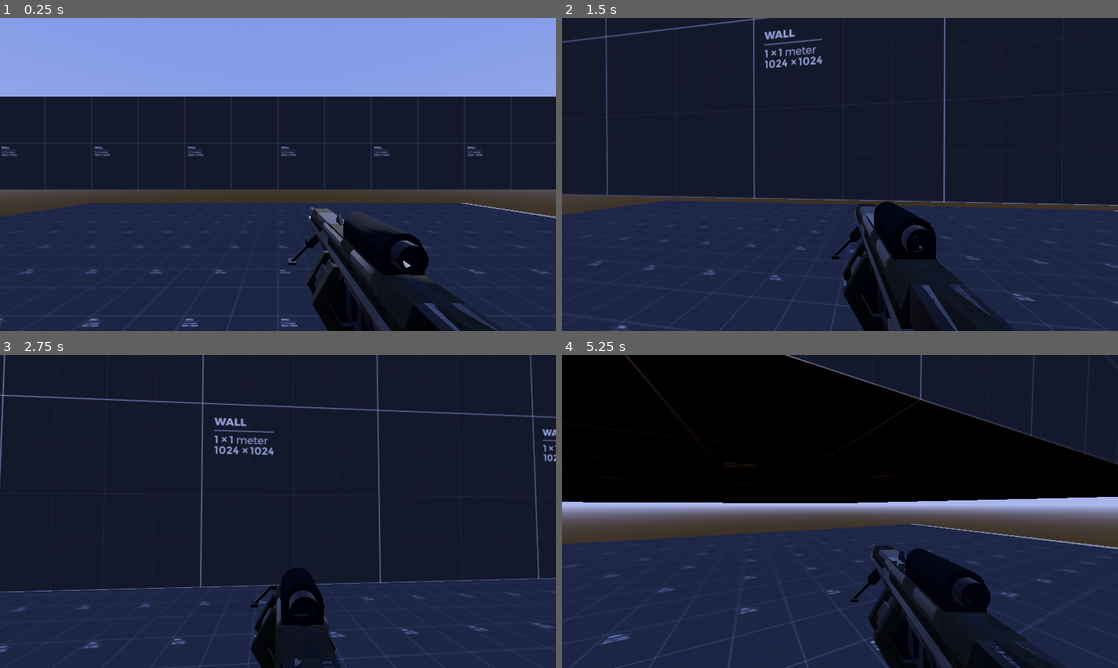
Above: before the commit, frames 1-4 (two rows, left to right).
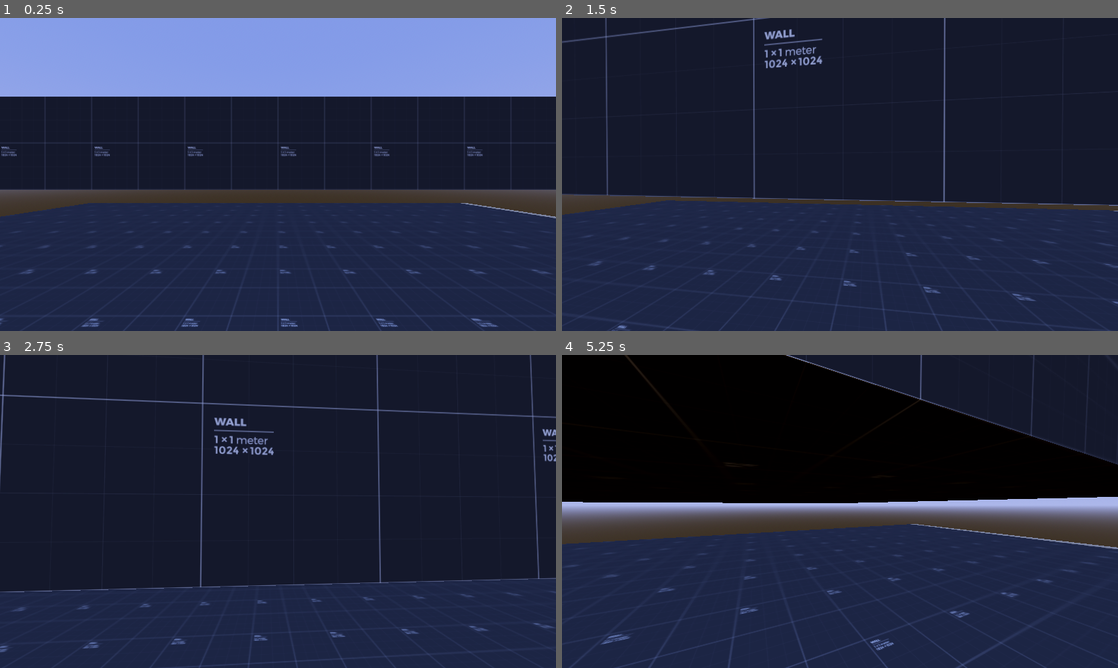
Above: after the commit, the same moments.

Repository: Xluis5365/Blitz-Fury
Game: Godot game, scene res://Scenes/test_main.tscn
Same seed, same stepped clock (60 frames per second), same inputs: the game is played once before the commit and once after it.
Inputs (mouse positions are in pixels of both pictures, inside the frame that each line leads up to):
- Up to frame 1 (0.25 s): no input
- Up to frame 2 (1.5 s): tap Enter (ui_accept) at 0.5, 0.77 s; move the mouse to (867, 174) at 0.52 s; hold Ctrl (crouch) 0.53-1.28 s; hold W (forward) from 0.53 s (still down); move the mouse to (812, 174) at 1.27 s; tap Alt (free_look) at 1.35 s
- Up to frame 3 (2.75 s): keep holding W (forward); tap Enter (ui_accept) at 1.52 s; move the mouse to (289, 505) at 2.02 s; hold Shift (sprint) from 2.03 s (still down)
- Up to frame 4 (5.25 s): keep holding W (forward); move the mouse to (834, 517) at 2.77 s; release Shift (sprint) at 2.78 s; tap Ctrl (crouch) at 2.85 s; tap Enter (ui_accept) at 3.02, 3.77, 4.52 s; move the mouse to (878, 514) at 3.52 s; hold Alt (free_look) 3.53-4.28 s; move the mouse to (795, 508) at 4.27 s; tap Shift (sprint) at 4.35 s; move the mouse to (845, 511) at 5.02 s; hold Ctrl (crouch) from 5.03 s (still down)

The runs differ from the first frame. In frame 1, 6.8% of the frame differs, in the area x 51-90%, y 60-100%; in frame 2, 6.5%; in frame 3, 3.2%; in frame 4, 6.9%.

Commit message:
Added Weapon Resources and working on Weapon Mananger

Diff:
--- /dev/null
+++ b/Scenes/Player/WeaponManager.gd
@@ -0,0 +1,40 @@
+extends Node3D
+
+@onready var animation_player: AnimationPlayer = get_node("%AnimationPlayer")
+
+var Current_Weapon = null
+
+var Weapon_Stack = [] # an array of weapons currently held by the player
+
+var Next_Weapon: String
+
+var Weapon_List = {}
+
+@export var _weapon_resources : Array[WeaponResource]
+
+@export var Start_Weapon : Array[String]
+
+func _ready() -> void:
+	initialize(Start_Weapon) #enter the state machine
+
+
+func initialize(_start_weapon : Array):
+	#Creating a dictionary to refer to our weapons
+	for weapon in _weapon_resources:
+		Weapon_List[weapon.Weapon_Name] = weapon
+
+	for i in _start_weapon:
+		Weapon_Stack.push_back(i) # add our start weapons
+
+	Current_Weapon = Weapon_List[Weapon_Stack[0]] # Set the first weapon in the stack to current
+	enter()
+
+
+func enter(): # call when first "entering" into a weapon
+	animation_player.queue(Current_Weapon.Activate_Anim)
+
+func exit():# in order to change weapon first call exit
+	pass
+
+func Change_Weapon():
+	pass
--- a/Scenes/Player/player.tscn
+++ b/Scenes/Player/player.tscn
@@ -1,8 +1,11 @@
-[gd_scene load_steps=15 format=3 uid="uid://dysr4vh5uqf4k"]
-
-[ext_resource type="Script" path="res://Scenes/Player.gd" id="1_4pe3u"]
+[gd_scene load_steps=20 format=3 uid="uid://dysr4vh5uqf4k"]
+
+[ext_resource type="Script" path="res://Scripts/Player.gd" id="1_yrsvh"]
+[ext_resource type="Script" path="res://Scenes/Player/WeaponManager.gd" id="2_c782q"]
 [ext_resource type="PackedScene" uid="uid://dhovwxeqiuaxs" path="res://Models/Protypes/Model_scnenes/machine_gun.tscn" id="3_1dhmr"]
+[ext_resource type="Resource" uid="uid://ch4v1chbmeqd2" path="res://Scripts/Resource Scripts/Weapon Resource/MachineGun.tres" id="3_3rpk0"]
 [ext_resource type="PackedScene" uid="uid://buhru3ptjxqnh" path="res://Models/Protypes/Model_scnenes/blasterwithscope.tscn" id="3_851iq"]
+[ext_resource type="Resource" uid="uid://3shs4uulqwrq" path="res://Scripts/Resource Scripts/Weapon Resource/Blaster.tres" id="4_5fwuu"]
 
 [sub_resource type="CapsuleMesh" id="CapsuleMesh_6itpo"]
 
@@ -13,139 +16,6 @@
 
 [sub_resource type="CapsuleShape3D" id="CapsuleShape3D_oote2"]
 height = 1.3
-
-[sub_resource type="Animation" id="Animation_utjk1"]
-resource_name = "blaster_withscope_idle"
-length = 3.0
-loop_mode = 1
-tracks/0/type = "value"
-tracks/0/imported = false
-tracks/0/enabled = true
-tracks/0/path = NodePath("neck/head/WeaponManager/FPS_Rig/BlasterWithScope:position")
-tracks/0/interp = 1
-tracks/0/loop_wrap = true
-tracks/0/keys = {
-"times": PackedFloat32Array(0, 1.5),
-"transitions": PackedFloat32Array(-2, -2),
-"update": 0,
-"values": [Vector3(0.278251, -0.517, -0.512637), Vector3(0.278251, -0.517, -0.568254)]
-}
-tracks/1/type = "value"
-tracks/1/imported = false
-tracks/1/enabled = true
-tracks/1/path = NodePath("neck/head/WeaponManager/FPS_Rig/BlasterWithScope:rotation")
-tracks/1/interp = 1
-tracks/1/loop_wrap = true
-tracks/1/keys = {
-"times": PackedFloat32Array(0, 1.5),
-"transitions": PackedFloat32Array(-2, -2),
-"update": 0,
-"values": [Vector3(0, -1.5708, 0), Vector3(6.20038e-09, -1.5708, 0.144339)]
-}
-
-[sub_resource type="Animation" id="Animation_xcd2n"]
-length = 0.001
-tracks/0/type = "value"
-tracks/0/imported = false
-tracks/0/enabled = true
-tracks/0/path = NodePath("neck/head/WeaponManager/FPS_Rig/BlasterWithScope:position")
-tracks/0/interp = 1
-tracks/0/loop_wrap = true
-tracks/0/keys = {
-"times": PackedFloat32Array(0),
-"transitions": PackedFloat32Array(1),
-"update": 0,
-"values": [Vector3(0.278251, -0.517, -0.512637)]
-}
-tracks/1/type = "value"
-tracks/1/imported = false
-tracks/1/enabled = true
-tracks/1/path = NodePath("neck/head/WeaponManager/FPS_Rig/BlasterWithScope:rotation")
-tracks/1/interp = 1
-tracks/1/loop_wrap = true
-tracks/1/keys = {
-"times": PackedFloat32Array(0),
-"transitions": PackedFloat32Array(1),
-"update": 0,
-"values": [Vector3(0, -1.5708, 0)]
-}
-tracks/2/type = "value"
-tracks/2/imported = false
-tracks/2/enabled = true
-tracks/2/path = NodePath("neck/head/WeaponManager/FPS_Rig/BlasterWithScope:visible")
-tracks/2/interp = 1
-tracks/2/loop_wrap = true
-tracks/2/keys = {
-"times": PackedFloat32Array(0),
-"transitions": PackedFloat32Array(1),
-"update": 1,
-"values": [true]
-}
-tracks/3/type = "value"
-tracks/3/imported = false
-tracks/3/enabled = true
-tracks/3/path = NodePath("neck/head/WeaponManager/FPS_Rig/MachineGun:rotation")
-tracks/3/interp = 1
-tracks/3/loop_wrap = true
-tracks/3/keys = {
-"times": PackedFloat32Array(0),
-"transitions": PackedFloat32Array(1),
-"update": 0,
-"values": [Vector3(0, -1.5708, 0)]
-}
-tracks/4/type = "value"
-tracks/4/imported = false
-tracks/4/enabled = true
-tracks/4/path = NodePath("neck/head/WeaponManager/FPS_Rig/MachineGun:position")
-tracks/4/interp = 1
-tracks/4/loop_wrap = true
-tracks/4/keys = {
-"times": PackedFloat32Array(0),
-"transitions": PackedFloat32Array(1),
-"update": 0,
-"values": [Vector3(0.271367, -0.517, -0.342622)]
-}
-tracks/5/type = "value"
-tracks/5/imported = false
-tracks/5/enabled = true
-tracks/5/path = NodePath("neck/head/WeaponManager/FPS_Rig/MachineGun:visible")
-tracks/5/interp = 1
-tracks/5/loop_wrap = true
-tracks/5/keys = {
-"times": PackedFloat32Array(0),
-"transitions": PackedFloat32Array(1),
-"update": 1,
-"values": [true]
-}
-
-[sub_resource type="Animation" id="Animation_re2f0"]
-resource_name = "blaster_withscope_shoot"
-length = 0.4
-loop_mode = 1
-tracks/0/type = "value"
-tracks/0/imported = false
-tracks/0/enabled = true
-tracks/0/path = NodePath("neck/head/WeaponManager/FPS_Rig/BlasterWithScope:rotation")
-tracks/0/interp = 1
-tracks/0/loop_wrap = true
-tracks/0/keys = {
-"times": PackedFloat32Array(0, 0.4),
-"transitions": PackedFloat32Array(0.5, 1),
-"update": 0,
-"values": [Vector3(-5.27407e-09, -1.5708, -0.120951), Vector3(0, -1.5708, 0)]
-}
-tracks/1/type = "value"
-tracks/1/imported = false
-tracks/1/enabled = true
-tracks/1/path = NodePath("neck/head/WeaponManager/FPS_Rig/BlasterWithScope:position")
-tracks/1/interp = 1
-tracks/1/loop_wrap = true
-tracks/1/keys = {
-"times": PackedFloat32Array(0, 0.4),
-"transitions": PackedFloat32Array(0.5, 1),
-"update": 0,
-"values": [Vector3(0.278251, -0.517, -0.512637), Vector3(0.278251, -0.517, -0.512637)]
-}
 
 [sub_resource type="Animation" id="Animation_nd6lp"]
 resource_name = "Blaster Activate"
@@ -186,33 +56,32 @@
 "values": [false, true]
 }
 
-[sub_resource type="Animation" id="Animation_vsohm"]
-resource_name = "MachineGun Shoot"
-length = 0.2
-loop_mode = 1
-tracks/0/type = "value"
-tracks/0/imported = false
-tracks/0/enabled = true
-tracks/0/path = NodePath("neck/head/WeaponManager/FPS_Rig/MachineGun:rotation")
-tracks/0/interp = 1
-tracks/0/loop_wrap = true
-tracks/0/keys = {
-"times": PackedFloat32Array(0, 0.2),
-"transitions": PackedFloat32Array(1, 1),
-"update": 0,
-"values": [Vector3(5.02852e-09, -1.5708, -0.0666541), Vector3(0, -1.5708, 0)]
-}
-tracks/1/type = "value"
-tracks/1/imported = false
-tracks/1/enabled = true
-tracks/1/path = NodePath("neck/head/WeaponManager/FPS_Rig/MachineGun:position")
-tracks/1/interp = 1
-tracks/1/loop_wrap = true
-tracks/1/keys = {
-"times": PackedFloat32Array(0, 0.2),
-"transitions": PackedFloat32Array(1, 1),
-"update": 0,
-"values": [Vector3(0.271367, -0.517, -0.279086), Vector3(0.271367, -0.517, -0.342622)]
+[sub_resource type="Animation" id="Animation_dsysr"]
+resource_name = "Blaster Reload"
+length = 1.5
+tracks/0/type = "value"
+tracks/0/imported = false
+tracks/0/enabled = true
+tracks/0/path = NodePath("neck/head/WeaponManager/FPS_Rig/BlasterWithScope:rotation")
+tracks/0/interp = 1
+tracks/0/loop_wrap = true
+tracks/0/keys = {
+"times": PackedFloat32Array(0, 0.5, 0.8, 1, 1.5),
+"transitions": PackedFloat32Array(0.5, 0.5, 1, 2, 2),
+"update": 0,
+"values": [Vector3(0, -1.5708, 0), Vector3(-0.335353, -1.72743, 0.646368), Vector3(-0.331494, -1.73568, 0.671547), Vector3(-0.335353, -1.72743, 0.646368), Vector3(0, -1.5708, 0)]
+}
+tracks/1/type = "value"
+tracks/1/imported = false
+tracks/1/enabled = true
+tracks/1/path = NodePath("neck/head/WeaponManager/FPS_Rig/BlasterWithScope:position")
+tracks/1/interp = 1
+tracks/1/loop_wrap = true
+tracks/1/keys = {
+"times": PackedFloat32Array(0, 0.5, 0.8, 1, 1.5),
+"transitions": PackedFloat32Array(0.5, 0.5, 1, 2, 2),
+"update": 0,
+"values": [Vector3(0.278251, -0.517, -0.512637), Vector3(0.113181, -0.715036, -0.512637), Vector3(0.112736, -0.715036, -0.479788), Vector3(0.113181, -0.715036, -0.512637), Vector3(0.278251, -0.517, -0.512637)]
 }
 
 [sub_resource type="Animation" id="Animation_sm5eb"]
@@ -255,10 +124,250 @@
 "values": [false, true]
 }
 
+[sub_resource type="Animation" id="Animation_imcgh"]
+resource_name = "MachineGun Reload"
+length = 2.0
+tracks/0/type = "value"
+tracks/0/imported = false
+tracks/0/enabled = true
+tracks/0/path = NodePath("neck/head/WeaponManager/FPS_Rig/MachineGun:position")
+tracks/0/interp = 1
+tracks/0/loop_wrap = true
+tracks/0/keys = {
+"times": PackedFloat32Array(0, 0.5, 1.5, 2),
+"transitions": PackedFloat32Array(-2, -2, -2, -2),
+"update": 0,
+"values": [Vector3(0.271367, -0.517, -0.342622), Vector3(0.271367, -0.517, -0.298175), Vector3(0.271367, -0.517, -0.298175), Vector3(0.271367, -0.517, -0.342622)]
+}
+tracks/1/type = "value"
+tracks/1/imported = false
+tracks/1/enabled = true
+tracks/1/path = NodePath("neck/head/WeaponManager/FPS_Rig/MachineGun:rotation")
+tracks/1/interp = 1
+tracks/1/loop_wrap = true
+tracks/1/keys = {
+"times": PackedFloat32Array(0, 0.5, 1.5, 2),
+"transitions": PackedFloat32Array(-2, -2, -2, -2),
+"update": 0,
+"values": [Vector3(0, -1.5708, 0), Vector3(-0.265116, -1.5708, 0.331386), Vector3(-0.265116, -1.5708, 0.331386), Vector3(0, -1.5708, 0)]
+}
+tracks/2/type = "value"
+tracks/2/imported = false
+tracks/2/enabled = true
+tracks/2/path = NodePath("neck/head/WeaponManager/FPS_Rig/MachineGun/clipBarrel:position")
+tracks/2/interp = 1
+tracks/2/loop_wrap = true
+tracks/2/keys = {
+"times": PackedFloat32Array(0, 0.5, 0.8, 1, 1.2, 1.4, 1.5, 2),
+"transitions": PackedFloat32Array(1, 1, 1, 1, 1, 1, 1, 1),
+"update": 0,
+"values": [Vector3(-1.3, -0.3, 0), Vector3(-1.3, -0.3, 0), Vector3(-1.38938, -0.559772, 0.158785), Vector3(-1.04692, -1.33641, 0.637406), Vector3(-1.62446, -0.725224, 1.01671), Vector3(-1.42121, -0.479678, 0.231185), Vector3(-1.3, -0.3, 0), Vector3(-1.3, -0.3, 0)]
+}
+tracks/3/type = "value"
+tracks/3/imported = false
+tracks/3/enabled = true
+tracks/3/path = NodePath("neck/head/WeaponManager/FPS_Rig/MachineGun/clipBarrel:rotation")
+tracks/3/interp = 1
+tracks/3/loop_wrap = true
+tracks/3/keys = {
+"times": PackedFloat32Array(0, 0.5, 0.8, 1, 1.2, 1.4, 1.5, 2),
+"transitions": PackedFloat32Array(1, 1, 1, 1, 1, 1, 1, 1),
+"update": 0,
+"values": [Vector3(0, 1.5708, 0), Vector3(0, 1.5708, 0), Vector3(0.00413891, 1.62401, -0.15521), Vector3(0.0173009, 1.67859, -0.318005), Vector3(0.00413894, 1.62401, -0.15521), Vector3(0.00748136, 1.63759, -0.195771), Vector3(0, 1.5708, 0), Vector3(0, 1.5708, 0)]
+}
+
+[sub_resource type="Animation" id="Animation_vsohm"]
+resource_name = "MachineGun Shoot"
+length = 0.2
+loop_mode = 1
+tracks/0/type = "value"
+tracks/0/imported = false
+tracks/0/enabled = true
+tracks/0/path = NodePath("neck/head/WeaponManager/FPS_Rig/MachineGun:rotation")
+tracks/0/interp = 1
+tracks/0/loop_wrap = true
+tracks/0/keys = {
+"times": PackedFloat32Array(0, 0.2),
+"transitions": PackedFloat32Array(1, 1),
+"update": 0,
+"values": [Vector3(5.02852e-09, -1.5708, -0.0666541), Vector3(0, -1.5708, 0)]
+}
+tracks/1/type = "value"
+tracks/1/imported = false
+tracks/1/enabled = true
+tracks/1/path = NodePath("neck/head/WeaponManager/FPS_Rig/MachineGun:position")
+tracks/1/interp = 1
+tracks/1/loop_wrap = true
+tracks/1/keys = {
+"times": PackedFloat32Array(0, 0.2),
+"transitions": PackedFloat32Array(1, 1),
+"update": 0,
+"values": [Vector3(0.271367, -0.517, -0.279086), Vector3(0.271367, -0.517, -0.342622)]
+}
+
+[sub_resource type="Animation" id="Animation_xcd2n"]
+length = 0.001
+tracks/0/type = "value"
+tracks/0/imported = false
+tracks/0/enabled = true
+tracks/0/path = NodePath("neck/head/WeaponManager/FPS_Rig/BlasterWithScope:position")
+tracks/0/interp = 1
+tracks/0/loop_wrap = true
+tracks/0/keys = {
+"times": PackedFloat32Array(0),
+"transitions": PackedFloat32Array(1),
+"update": 0,
+"values": [Vector3(0.278251, -0.517, -0.512637)]
+}
+tracks/1/type = "value"
+tracks/1/imported = false
+tracks/1/enabled = true
+tracks/1/path = NodePath("neck/head/WeaponManager/FPS_Rig/BlasterWithScope:rotation")
+tracks/1/interp = 1
+tracks/1/loop_wrap = true
+tracks/1/keys = {
+"times": PackedFloat32Array(0),
+"transitions": PackedFloat32Array(1),
+"update": 0,
+"values": [Vector3(0, -1.5708, 0)]
+}
+tracks/2/type = "value"
+tracks/2/imported = false
+tracks/2/enabled = true
+tracks/2/path = NodePath("neck/head/WeaponManager/FPS_Rig/BlasterWithScope:visible")
+tracks/2/interp = 1
+tracks/2/loop_wrap = true
+tracks/2/keys = {
+"times": PackedFloat32Array(0),
+"transitions": PackedFloat32Array(1),
+"update": 1,
+"values": [false]
+}
+tracks/3/type = "value"
+tracks/3/imported = false
+tracks/3/enabled = true
+tracks/3/path = NodePath("neck/head/WeaponManager/FPS_Rig/MachineGun:rotation")
+tracks/3/interp = 1
+tracks/3/loop_wrap = true
+tracks/3/keys = {
+"times": PackedFloat32Array(0),
+"transitions": PackedFloat32Array(1),
+"update": 0,
+"values": [Vector3(0, -1.5708, 0)]
+}
+tracks/4/type = "value"
+tracks/4/imported = false
+tracks/4/enabled = true
+tracks/4/path = NodePath("neck/head/WeaponManager/FPS_Rig/MachineGun:position")
+tracks/4/interp = 1
+tracks/4/loop_wrap = true
+tracks/4/keys = {
+"times": PackedFloat32Array(0),
+"transitions": PackedFloat32Array(1),
+"update": 0,
+"values": [Vector3(0.271367, -0.517, -0.342622)]
+}
+tracks/5/type = "value"
+tracks/5/imported = false
+tracks/5/enabled = true
+tracks/5/path = NodePath("neck/head/WeaponManager/FPS_Rig/MachineGun:visible")
+tracks/5/interp = 1
+tracks/5/loop_wrap = true
+tracks/5/keys = {
+"times": PackedFloat32Array(0),
+"transitions": PackedFloat32Array(1),
+"update": 1,
+"values": [false]
+}
+tracks/6/type = "value"
+tracks/6/imported = false
+tracks/6/enabled = true
+tracks/6/path = NodePath("neck/head/WeaponManager/FPS_Rig/MachineGun/clipBarrel:position")
+tracks/6/interp = 1
+tracks/6/loop_wrap = true
+tracks/6/keys = {
+"times": PackedFloat32Array(0),
+"transitions": PackedFloat32Array(1),
+"update": 0,
+"values": [Vector3(-1.3, -0.3, 0)]
+}
+tracks/7/type = "value"
+tracks/7/imported = false
+tracks/7/enabled = true
+tracks/7/path = NodePath("neck/head/WeaponManager/FPS_Rig/MachineGun/clipBarrel:rotation")
+tracks/7/interp = 1
+tracks/7/loop_wrap = true
+tracks/7/keys = {
+"times": PackedFloat32Array(0),
+"transitions": PackedFloat32Array(1),
+"update": 0,
+"values": [Vector3(0, 1.5708, 0)]
+}
+
+[sub_resource type="Animation" id="Animation_utjk1"]
+resource_name = "blaster_withscope_idle"
+length = 3.0
+loop_mode = 1
+tracks/0/type = "value"
+tracks/0/imported = false
+tracks/0/enabled = true
+tracks/0/path = NodePath("neck/head/WeaponManager/FPS_Rig/BlasterWithScope:position")
+tracks/0/interp = 1
+tracks/0/loop_wrap = true
+tracks/0/keys = {
+"times": PackedFloat32Array(0, 1.5),
+"transitions": PackedFloat32Array(-2, -2),
+"update": 0,
+"values": [Vector3(0.278251, -0.517, -0.512637), Vector3(0.278251, -0.517, -0.568254)]
+}
+tracks/1/type = "value"
+tracks/1/imported = false
+tracks/1/enabled = true
+tracks/1/path = NodePath("neck/head/WeaponManager/FPS_Rig/BlasterWithScope:rotation")
+tracks/1/interp = 1
+tracks/1/loop_wrap = true
+tracks/1/keys = {
+"times": PackedFloat32Array(0, 1.5),
+"transitions": PackedFloat32Array(-2, -2),
+"update": 0,
+"values": [Vector3(0, -1.5708, 0), Vector3(6.20038e-09, -1.5708, 0.144339)]
+}
+
+[sub_resource type="Animation" id="Animation_re2f0"]
+resource_name = "blaster_withscope_shoot"
+length = 0.4
+loop_mode = 1
+tracks/0/type = "value"
+tracks/0/imported = false
+tracks/0/enabled = true
+tracks/0/path = NodePath("neck/head/WeaponManager/FPS_Rig/BlasterWithScope:rotation")
+tracks/0/interp = 1
+tracks/0/loop_wrap = true
+tracks/0/keys = {
+"times": PackedFloat32Array(0, 0.4),
+"transitions": PackedFloat32Array(0.5, 1),
+"update": 0,
+"values": [Vector3(-5.27407e-09, -1.5708, -0.120951), Vector3(0, -1.5708, 0)]
+}
+tracks/1/type = "value"
+tracks/1/imported = false
+tracks/1/enabled = true
+tracks/1/path = NodePath("neck/head/WeaponManager/FPS_Rig/BlasterWithScope:position")
+tracks/1/interp = 1
+tracks/1/loop_wrap = true
+tracks/1/keys = {
+"times": PackedFloat32Array(0, 0.4),
+"transitions": PackedFloat32Array(0.5, 1),
+"update": 0,
+"values": [Vector3(0.278251, -0.517, -0.512637), Vector3(0.278251, -0.517, -0.512637)]
+}
+
 [sub_resource type="AnimationLibrary" id="AnimationLibrary_13sqd"]
 _data = {
 "Blaster Activate": SubResource("Animation_nd6lp"),
+"Blaster Reload": SubResource("Animation_dsysr"),
 "MachineGun Activate": SubResource("Animation_sm5eb"),
+"MachineGun Reload": SubResource("Animation_imcgh"),
 "MachineGun Shoot": SubResource("Animation_vsohm"),
 "RESET": SubResource("Animation_xcd2n"),
 "blaster_withscope_idle": SubResource("Animation_utjk1"),
@@ -267,7 +376,7 @@
 
 [node name="Player" type="CharacterBody3D"]
 transform = Transform3D(1, 0, 0, 0, 1, 0, 0, 0, 1, 0, 1, 0)
-script = ExtResource("1_4pe3u")
+script = ExtResource("1_yrsvh")
 
 [node name="Standing_Mesh" type="MeshInstance3D" parent="."]
 visible = false
@@ -301,17 +410,28 @@
 fov = 80.0
 
 [node name="WeaponManager" type="Node3D" parent="neck/head"]
+script = ExtResource("2_c782q")
+_weapon_resources = Array[Resource("res://Scripts/Resource Scripts/weapon_resource.gd")]([ExtResource("3_3rpk0"), ExtResource("4_5fwuu")])
+Start_Weapon = Array[String](["Blaster"])
 
 [node name="FPS_Rig" type="Node3D" parent="neck/head/WeaponManager"]
 
 [node name="BlasterWithScope" parent="neck/head/WeaponManager/FPS_Rig" instance=ExtResource("3_851iq")]
-transform = Transform3D(-4.37114e-08, 0, -1, 0, 1, 0, 1, 0, -4.37114e-08, 0.278251, -0.517, -0.512637)
+transform = Transform3D(-3.61999e-06, 0, -1, 0, 1, 0, 1, 0, -3.61999e-06, 0.278251, -0.517, -0.512637)
+visible = false
 
 [node name="MachineGun" parent="neck/head/WeaponManager/FPS_Rig" instance=ExtResource("3_1dhmr")]
-transform = Transform3D(2.26494e-08, 0, -0.3, 0, 0.3, 0, 0.3, 0, 2.26494e-08, 0.271367, -0.517, -0.342622)
+transform = Transform3D(-1.086e-06, 0, -0.3, 0, 0.3, 0, 0.3, 0, -1.086e-06, 0.271367, -0.517, -0.342622)
+visible = false
+
+[node name="clipBarrel" parent="neck/head/WeaponManager/FPS_Rig/MachineGun" index="2"]
+transform = Transform3D(-3.61999e-06, 0, 1, 0, 1, 0, -1, 0, -3.61999e-06, -1.3, -0.3, 0)
 
 [node name="AnimationPlayer" type="AnimationPlayer" parent="."]
+unique_name_in_owner = true
 libraries = {
 "": SubResource("AnimationLibrary_13sqd")
 }
 playback_default_blend_time = 0.05
+
+[editable path="neck/head/WeaponManager/FPS_Rig/MachineGun"]
--- /dev/null
+++ b/Scripts/Resource Scripts/Weapon Resource/Blaster.tres
@@ -0,0 +1,18 @@
+[gd_resource type="Resource" script_class="WeaponResource" load_steps=2 format=3 uid="uid://3shs4uulqwrq"]
+
+[ext_resource type="Script" path="res://Scripts/Resource Scripts/weapon_resource.gd" id="1_8uuvr"]
+
+[resource]
+script = ExtResource("1_8uuvr")
+Weapon_Name = "Blaster"
+Activate_Anim = "Blaster Activate"
+Shoot_Anim = "Blaster Shoot"
+Reload_Anim = "Blaster Reload"
+Out_of_Ammo = ""
+Current_Ammo = 25
+Reserve_Ammo = 100
+Magazine = 25
+Max_Ammo = 0
+Infinite_Ammo = true
+Damage = 16
+Pick_Up_Ammo = 0
--- /dev/null
+++ b/Scripts/Resource Scripts/Weapon Resource/MachineGun.tres
@@ -0,0 +1,18 @@
+[gd_resource type="Resource" script_class="WeaponResource" load_steps=2 format=3 uid="uid://ch4v1chbmeqd2"]
+
+[ext_resource type="Script" path="res://Scripts/Resource Scripts/weapon_resource.gd" id="1_m3iwk"]
+
+[resource]
+script = ExtResource("1_m3iwk")
+Weapon_Name = "MachineGun"
+Activate_Anim = "MachineGun Activate"
+Shoot_Anim = "MachineGun Shoot"
+Reload_Anim = "MachineGun Reload"
+Out_of_Ammo = ""
+Current_Ammo = 50
+Reserve_Ammo = 100
+Magazine = 50
+Max_Ammo = 150
+Infinite_Ammo = false
+Damage = 6
+Pick_Up_Ammo = 20
--- /dev/null
+++ b/Scripts/Resource Scripts/weapon_resource.gd
@@ -0,0 +1,17 @@
+extends Resource
+
+class_name WeaponResource
+
+@export var Weapon_Name : String
+@export var Activate_Anim : String
+@export var Shoot_Anim : String
+@export var Reload_Anim : String
+@export var Out_of_Ammo : String
+
+@export var Current_Ammo: int
+@export var Reserve_Ammo: int
+@export var Magazine: int
+@export var Max_Ammo: int
+@export var Infinite_Ammo : bool
+@export var Damage : int
+@export var Pick_Up_Ammo : int
Renamed: Scenes/Player.gd -> Scripts/Player.gd
